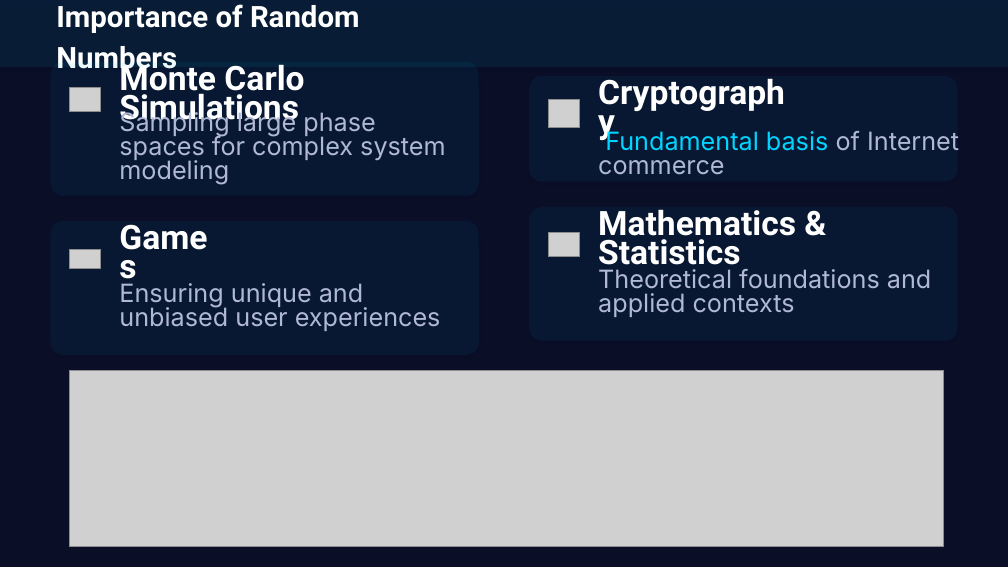
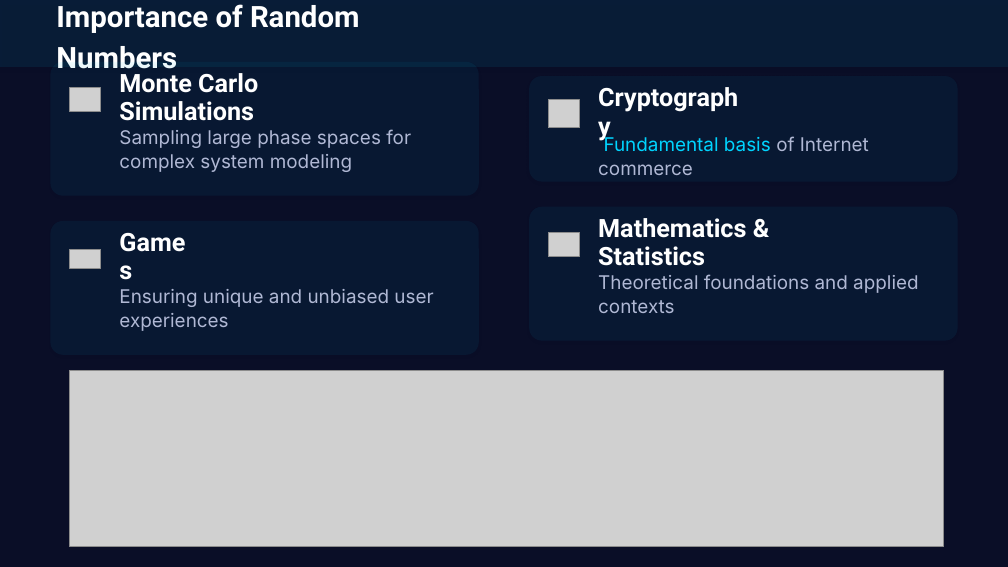
Before and after one commit to 7elmie/EGQCC, a slide deck: slide 4 of Presentations/4.True Randomness Testing & Random Number Generators.pptx. Drawn at 1008x567 pixels with LibreOffice and Linux fonts; fonts in the diff are those of the drawing; grey boxes stand for pictures. Boxes give left, top, right and bottom in pixels: in the first picture for what was removed or moved away, otherwise in the second. Text is boxed around its words. In the diff, an @@ line names an element or a change of style, - is before the commit and + after.

Commit message:
Update presentations and QKD simulation files

```diff
--- a/Presentations/4.True Randomness Testing & Random Number Generators.pptx
+++ b/Presentations/4.True Randomness Testing & Random Number Generators.pptx
@@ size 32 to 24 pt in 4 elements at [113, 237, 198, 275], [592, 92, 747, 130], [598, 218, 746, 266], [119, 73, 258, 121] @@
@@ size 24 to 18 pt in 4 elements at [119, 129, 411, 172], [119, 289, 433, 331], [598, 274, 918, 313], [598, 136, 869, 175] @@
```
Also in this commit, not shown: 3 other slides changed, 1 slide removed, 1 other file.
